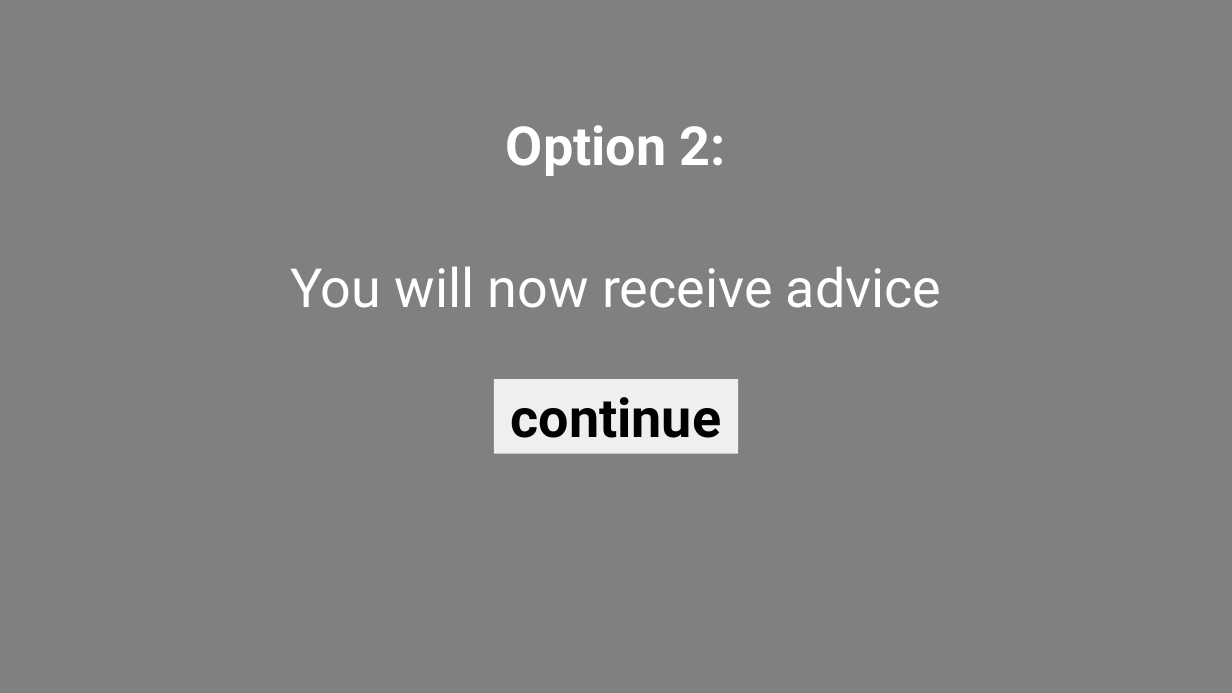
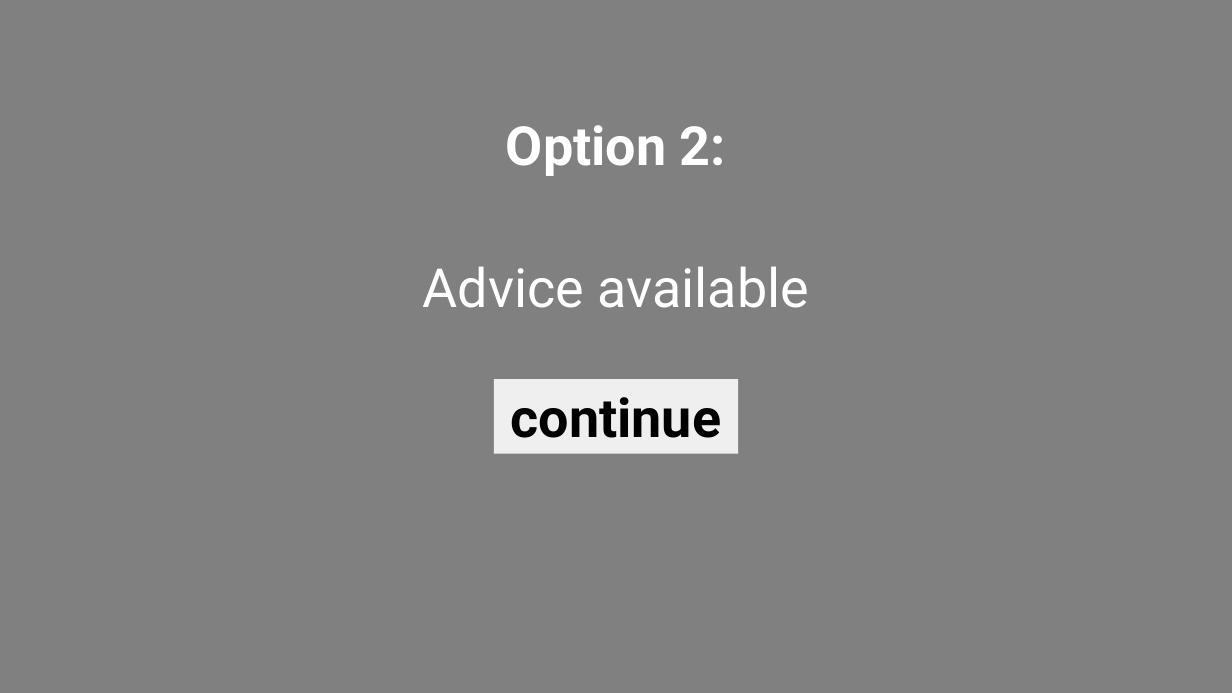
Before and after one commit to Davidson-MJ/js_ArtificialDotsAdvice, a slide deck: slide 14 of instruction-images/expInstructions.pptx. Drawn at 1232x693 pixels with LibreOffice and Linux fonts; fonts in the diff are those of the drawing. Boxes give left, top, right and bottom in pixels: in the first picture for what was removed or moved away, otherwise in the second. Text is boxed around its words. In the diff, an @@ line names an element or a change of style, - is before the commit and + after.

```diff
--- a/instruction-images/expInstructions.pptx
+++ b/instruction-images/expInstructions.pptx
@@ text at (423, 266, 809, 308): text changed @@
-You will now receive advice
+Advice available
```
Also in this commit, not shown: 2 other slides changed, 19 other files.
